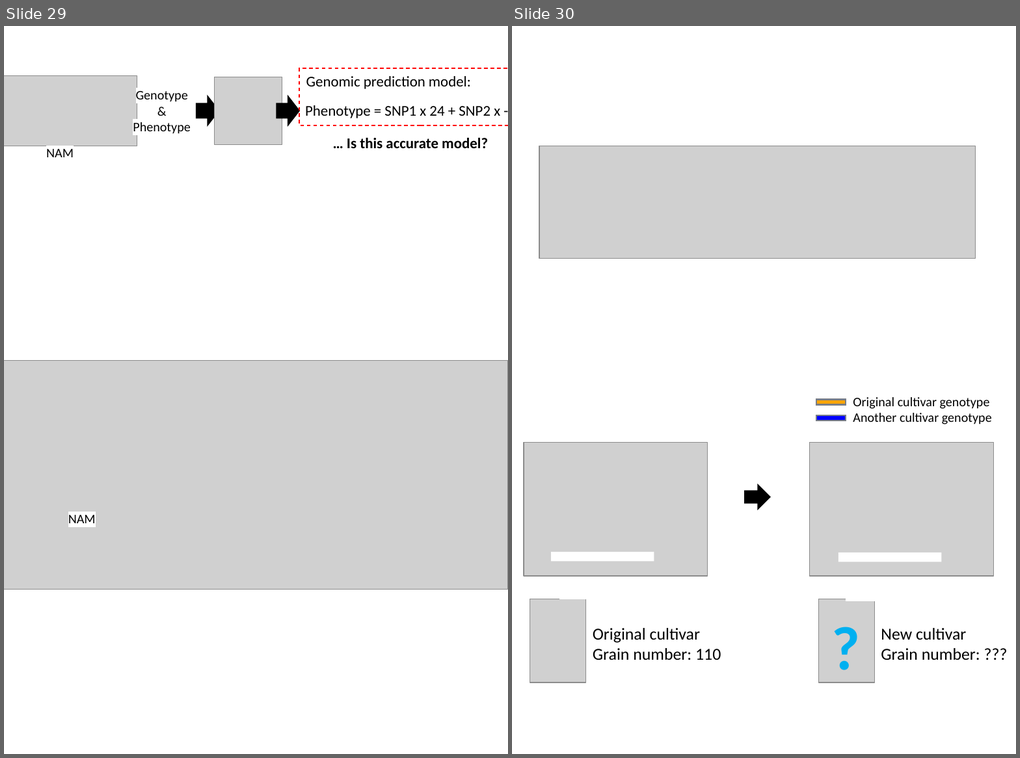
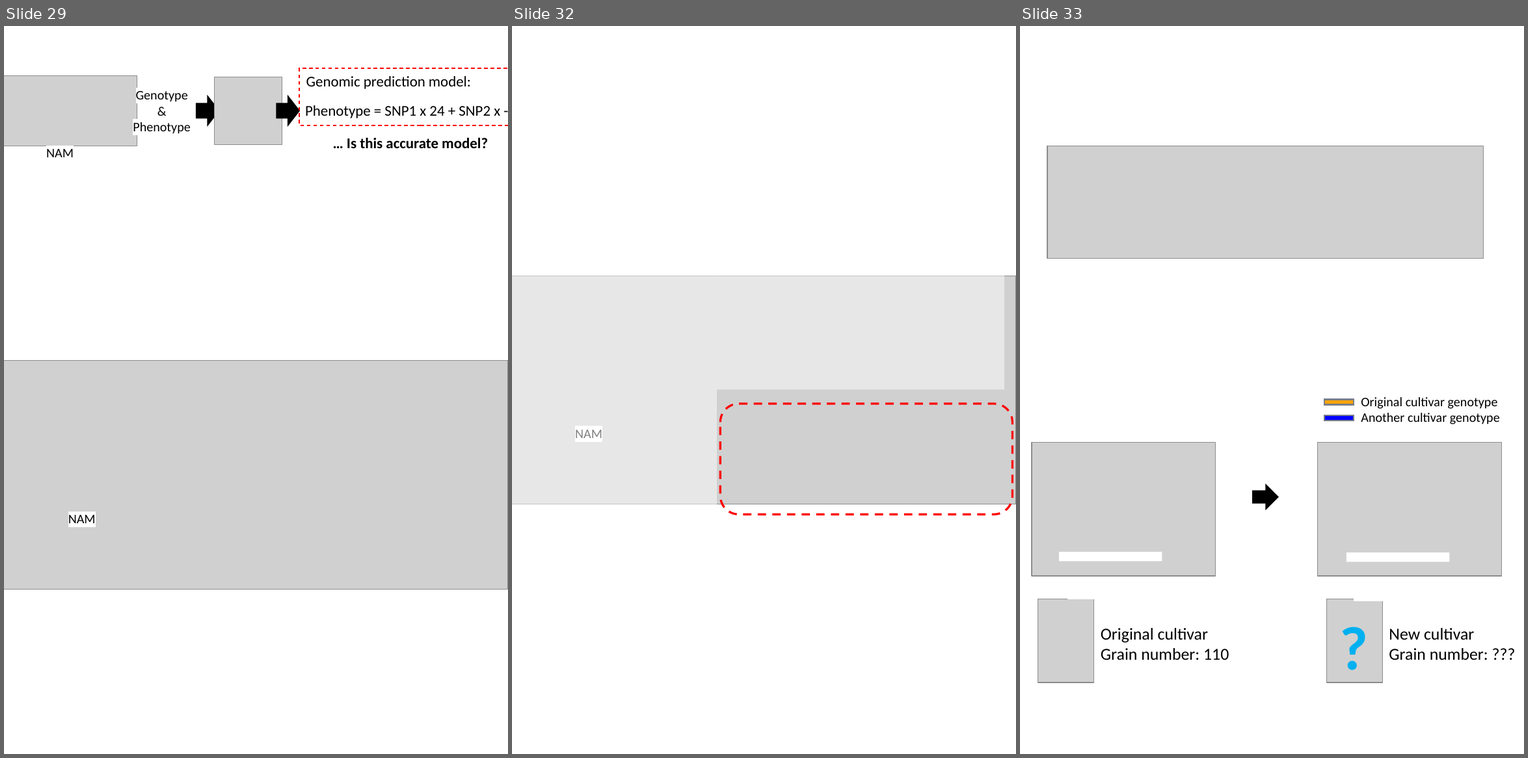
Before and after one commit to slt666666/FAO_lecture, a slide deck: FAO_2024/mutmapqtlseq.pptx. Shown side by side, each under a label of ours: slides 29 and 30 before the commit, slides 29, 32 and 33 after it; the slides between them are not shown. The pictures are 1020x758 and 1528x758 pixels, drawn with LibreOffice and Linux fonts; fonts in the diff are those of the drawing; grey boxes stand for pictures. Boxes give left, top, right and bottom in pixels: in the first picture for what was removed or moved away, otherwise in the second. Text is boxed around its words. In the diff, an @@ line names an element or a change of style, - is before the commit and + after.

```diff
--- a/FAO_2024/mutmapqtlseq.pptx
+++ b/FAO_2024/mutmapqtlseq.pptx
@@ slide 32 added at box(512, 26, 1016, 754), background #FFFFFF @@
@@ picture added at box(512, 276, 1016, 504) @@
@@ rectangle added at box(512, 276, 717, 518), fill #FFFFFF at 50% opacity @@
@@ rectangle added at box(717, 276, 1004, 389), fill #FFFFFF at 50% opacity @@
@@ rounded rectangle added at box(720, 404, 1012, 514), outline #FF0000 2.25 pt dashed @@
@@ text added at box(575, 430, 602, 438), 14 pt, text #000000 @@
+NAM
@@ what was slide 30 is now slide 33 @@
```
Also in this commit, not shown: 2 other slides added, 3 slides removed, 4 other files.
